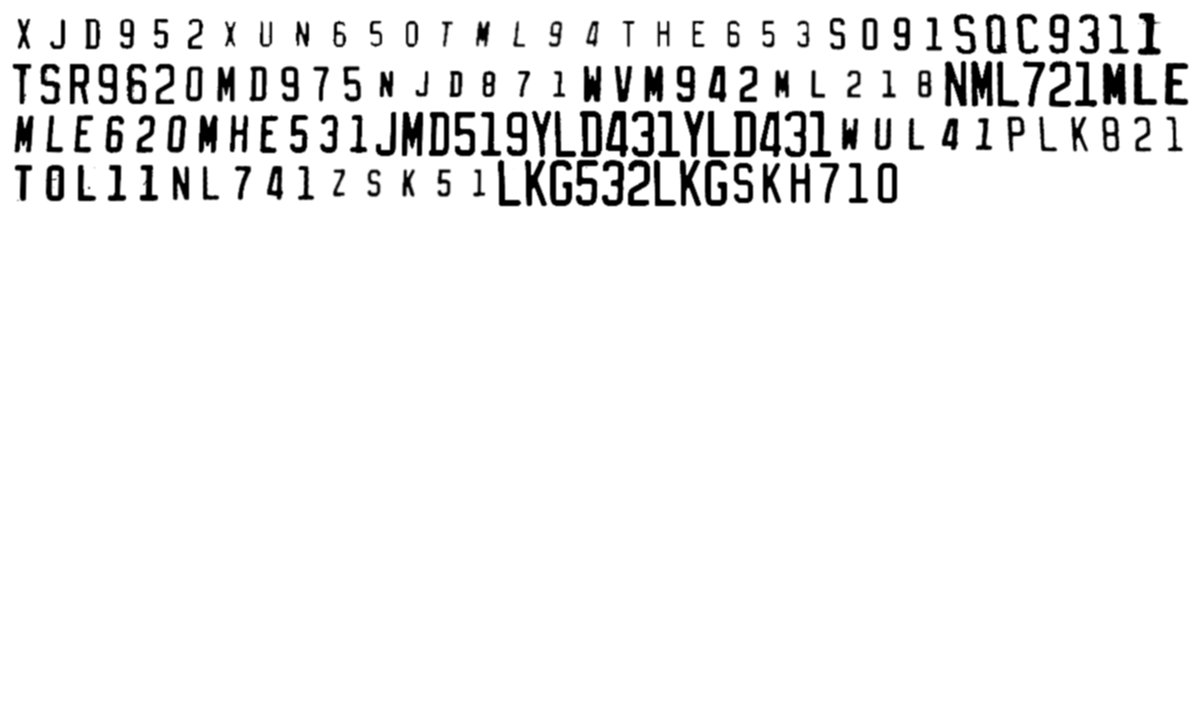
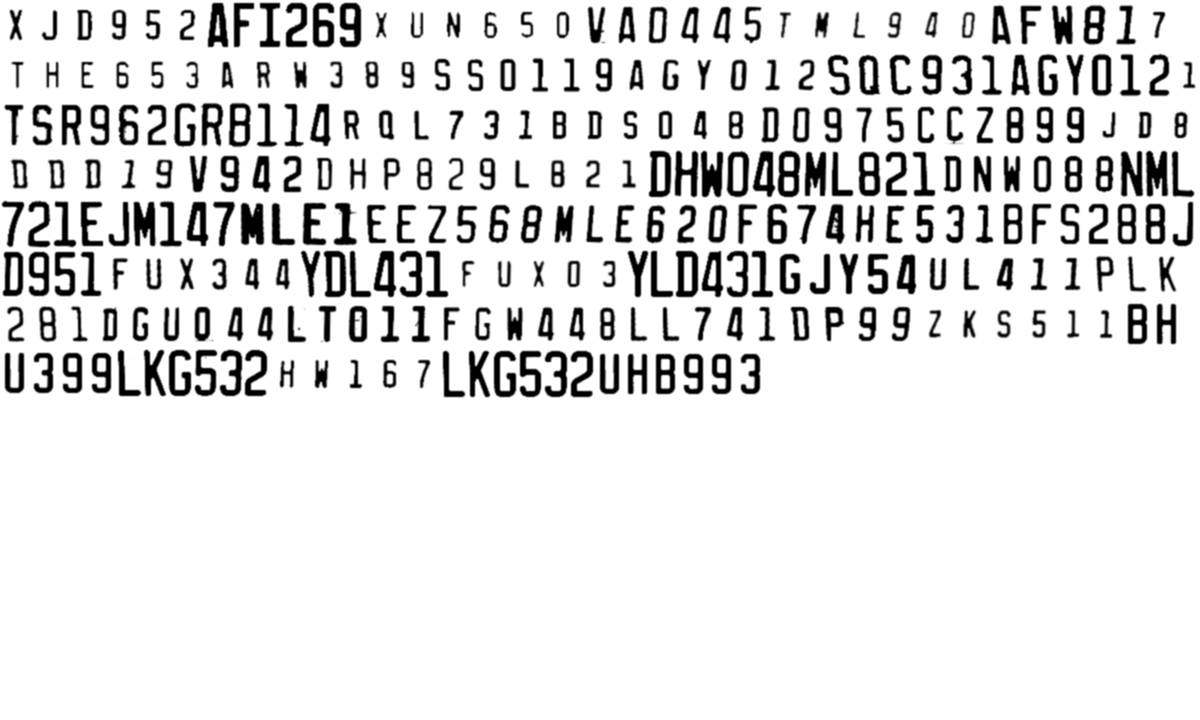
The second 1200×720 image is a revision of the first. Changes to its layers:
moved "Portapapeles #33" above "Portapapeles #295", painted on it over [36, 2, 1047, 109]
renamed "front" to "Portapapeles #192", moved it above "Portapapeles #191", painted on it over [1, 2, 1196, 298]
painted on "Portapapeles #111" over [4, 109, 1190, 199]
painted on "Portapapeles #110" over [1127, 50, 1196, 159]
painted on "Portapapeles #109" over [1095, 4, 1177, 159]
painted on "Portapapeles #108" over [1064, 100, 1189, 159]
painted on "Portapapeles #107" over [1032, 100, 1163, 159]
painted on "Portapapeles #106" over [1000, 100, 1127, 159]
painted on "Portapapeles #104" over [933, 100, 1060, 159]
painted on "Portapapeles #103" over [900, 100, 1030, 159]
painted on "Portapapeles #102" over [866, 100, 1000, 159]
painted on "Portapapeles #101" over [833, 100, 968, 159]
painted on "Portapapeles #52" over [390, 57, 670, 103]
painted on "Portapapeles #51" over [354, 57, 639, 103]
painted on "Portapapeles #50" over [319, 57, 608, 109]
painted on "Portapapeles #34" over [65, 2, 1078, 109]
painted on "Portapapeles #32" over [8, 2, 1016, 109]
painted on "Portapapeles #27" over [876, 4, 1012, 59]
moved "Portapapeles #24" above "Portapapeles #23", painted on it over [768, 11, 977, 59]
painted on "Portapapeles #23" over [738, 5, 879, 59]
painted on "Portapapeles #22" over [712, 5, 854, 59]
painted on "Portapapeles #21" over [674, 5, 821, 59]
painted on "Portapapeles #20" over [648, 5, 786, 59]
painted on "Portapapeles #15" over [472, 6, 611, 59]
…and 272 more changes (153 added, 119 painted, 15 stack)
